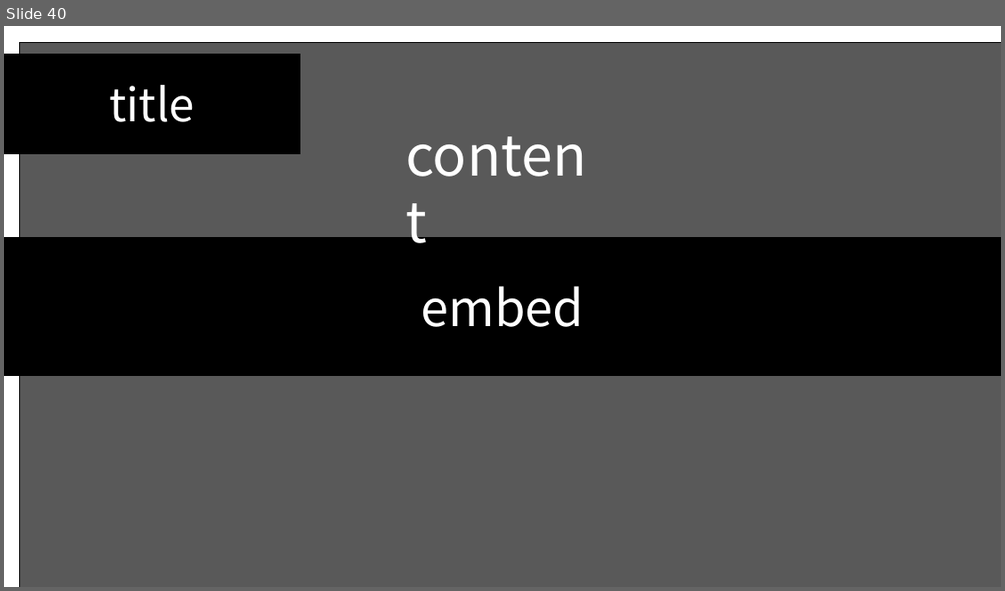
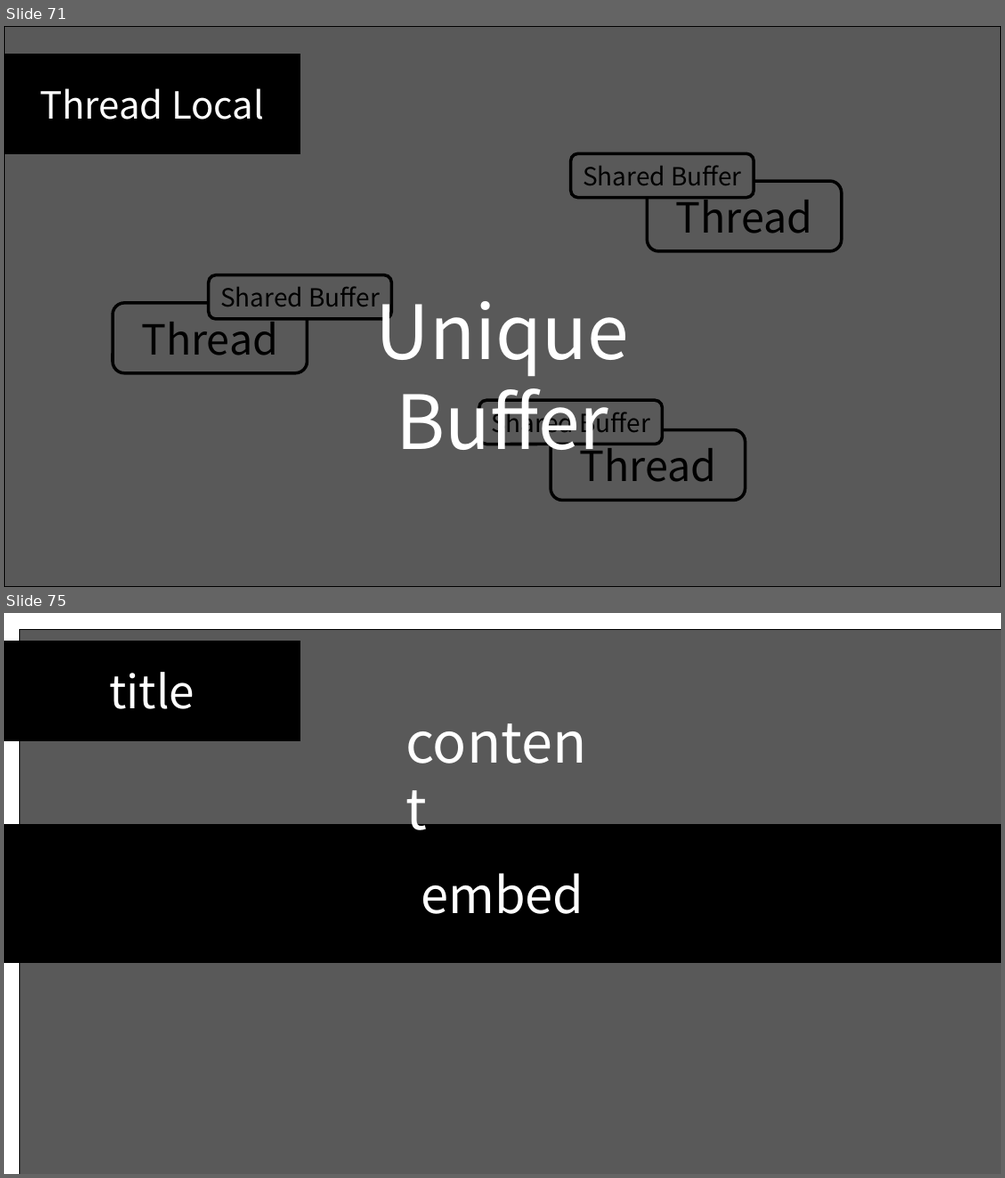
Before and after one commit to SEH00N/SDLU, a slide deck: ServerLecture/PT/6강 멀티스레드 서버 제작.pptx. Shown one above the other, each under a label of ours: slide 40 before the commit, slides 71 and 75 after it; the slides between them are not shown. The pictures are 1005x591 and 1005x1178 pixels, drawn with LibreOffice and Linux fonts; fonts in the diff are those of the drawing. Boxes give left, top, right and bottom in pixels: in the first picture for what was removed or moved away, otherwise in the second. Text is boxed around its words. In the diff, an @@ line names an element or a change of style, - is before the commit and + after.

```diff
--- a/ServerLecture/PT/6강 멀티스레드 서버 제작.pptx
+++ b/ServerLecture/PT/6강 멀티스레드 서버 제작.pptx
@@ slide 71 added at box(4, 26, 1001, 587), background #FFFFFF @@
@@ rectangle added at box(4, 26, 1001, 587), fill #000000 at 65% opacity, outline #000000 1 pt @@
@@ rectangle added at box(4, 54, 300, 154), fill #000000, outline #000000 1 pt, 36 pt, text #FFFFFF @@
+Thread Local
@@ rounded rectangle added at box(571, 154, 754, 198), fill #FFFFFF, outline #000000 3 pt, 24 pt, text #000000 @@
+Shared Buffer
@@ rounded rectangle added at box(647, 181, 841, 251), fill #FFFFFF, outline #000000 3 pt, 40 pt, text #000000 @@
+Thread
@@ rounded rectangle added at box(208, 275, 391, 319), fill #FFFFFF, outline #000000 3 pt, 24 pt, text #000000 @@
+Shared Buffer
@@ text added at box(376, 283, 630, 467), 72 pt, text #FFFFFF @@
+Unique Buffer
@@ rounded rectangle added at box(113, 303, 307, 373), fill #FFFFFF, outline #000000 3 pt, 40 pt, text #000000 @@
+Thread
@@ rounded rectangle added at box(479, 400, 663, 444), fill #FFFFFF, outline #000000 3 pt, 24 pt, text #000000 @@
+Shared Buffer
@@ rounded rectangle added at box(550, 430, 745, 500), fill #FFFFFF, outline #000000 3 pt, 40 pt, text #000000 @@
+Thread
@@ what was slide 40 is now slide 75 @@
```
Also in this commit, not shown: 1 slide changed, 35 other slides added, 1 slide removed, 1 other file.
